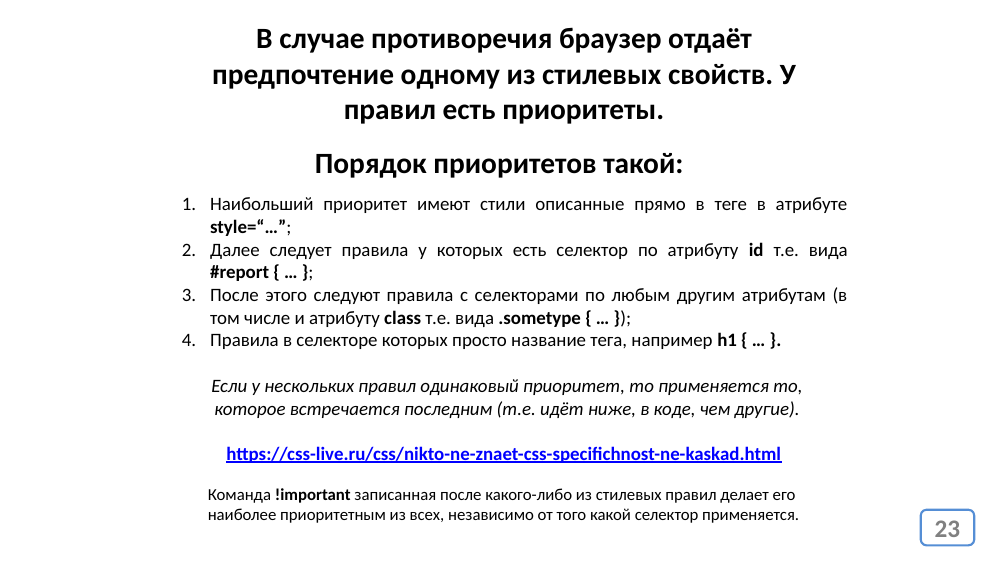
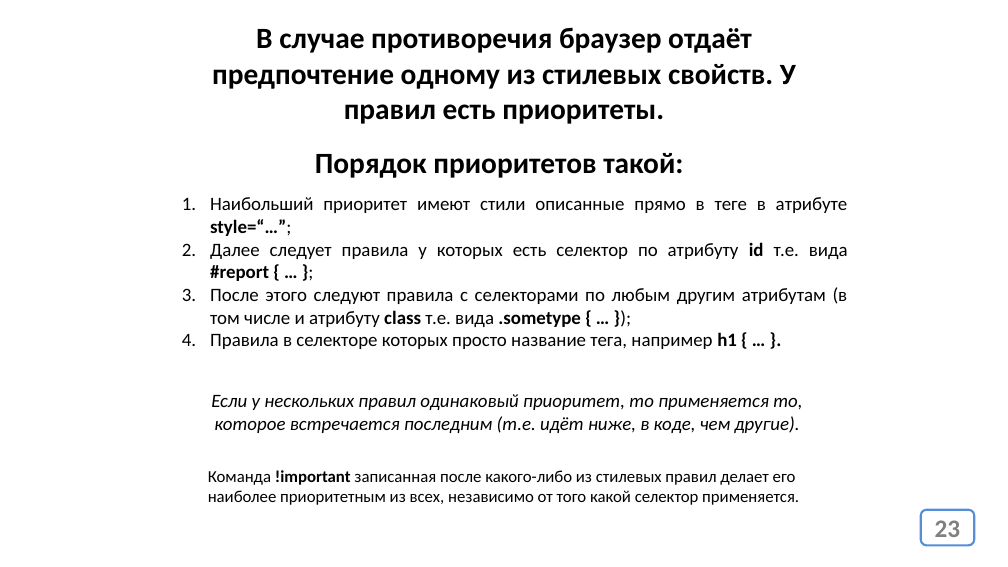
Before and after one commit to web44-ortdnipro/lesson06, a slide deck: slide 23 of lesson06.pptx. Drawn at 1008x567 pixels with LibreOffice and Linux fonts; fonts in the diff are those of the drawing. Boxes give left, top, right and bottom in pixels: in the first picture for what was removed or moved away, otherwise in the second. Text is boxed around its words. In the diff, an @@ line names an element or a change of style, - is before the commit and + after.

```diff
--- a/lesson06.pptx
+++ b/lesson06.pptx
@@ text "Если у нескольких правил одинаковый ...": place and size @@
-text "Если у нескольких правил одинаковый ..." at [211, 379, 802, 418]
+text "Если у нескольких правил одинаковый ..." at [211, 394, 802, 433]
@@ text removed at [226, 446, 781, 463] @@
-https://css-live.ru/css/nikto-ne-znaet-css-specifichnost-ne-kaskad.html
@@ text "Команда !important записанная после какого-либо ...": place and size @@
-text "Команда !important записанная после какого-либо ..." at [208, 488, 799, 523]
+text "Команда !important записанная после какого-либо ..." at [208, 470, 799, 505]
```
Also in this commit, not shown: 1 other slide changed, 1 other file.
